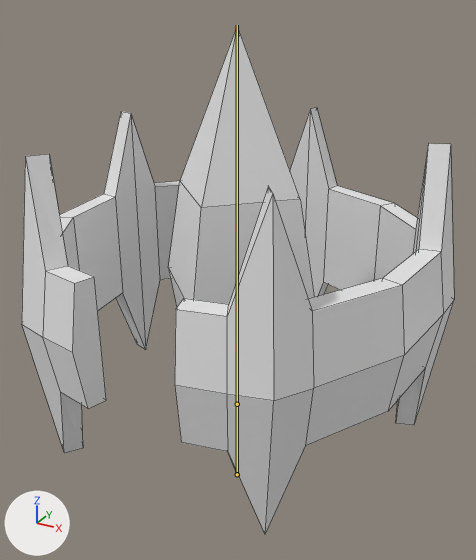
The Blender file resources/meshes/animatedPylon01.blend as it was, and as the next commit left it.
Camera for both pictures: a camera (50 mm lens) standing at (0.485, -0.879, 0.945) and looking at (-0.003, 0.008, 0.502). Arrows for +X, +Y and +Z are at lower left; the lights stay in place. The bones that bend it are drawn over the model as lines. Mesh edges are drawn as thin lines.

Objects in the first picture: 'animatedPylon01'.
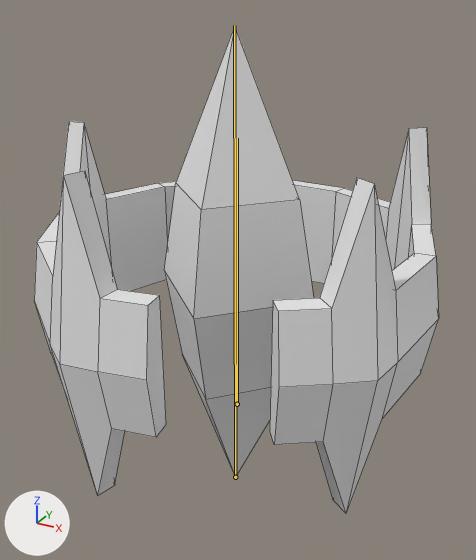
The newer file adds an action. The first version stands in its rest pose; the second is drawn at frame 1 of the action '99_default'.

Pixel boxes (x1, y1, x2, y2) of what changed, in the pictures (476 x 560 px):
'animatedPylon01', posed (6% narrower): before (22, 26, 454, 535); after (34, 26, 439, 514)
bone 'crystal', root to tip: before (237, 474) to (237, 25); after (235, 477) to (234, 25)

The change in detail:
Bone 'crystal' (bone_crystal) moves from (0.0, 0.0, 0.0) to (0.0, 0.0, 0.008).
Bone 'crystal' (bone_crystal) turns from (0, 0, 0) to (0, 2, 0) degrees about its own x, y and z.
Bone 'ring' (bone_ring) turns from (0, 0, 0) to (0, -337, 0) degrees about its own x, y and z.
